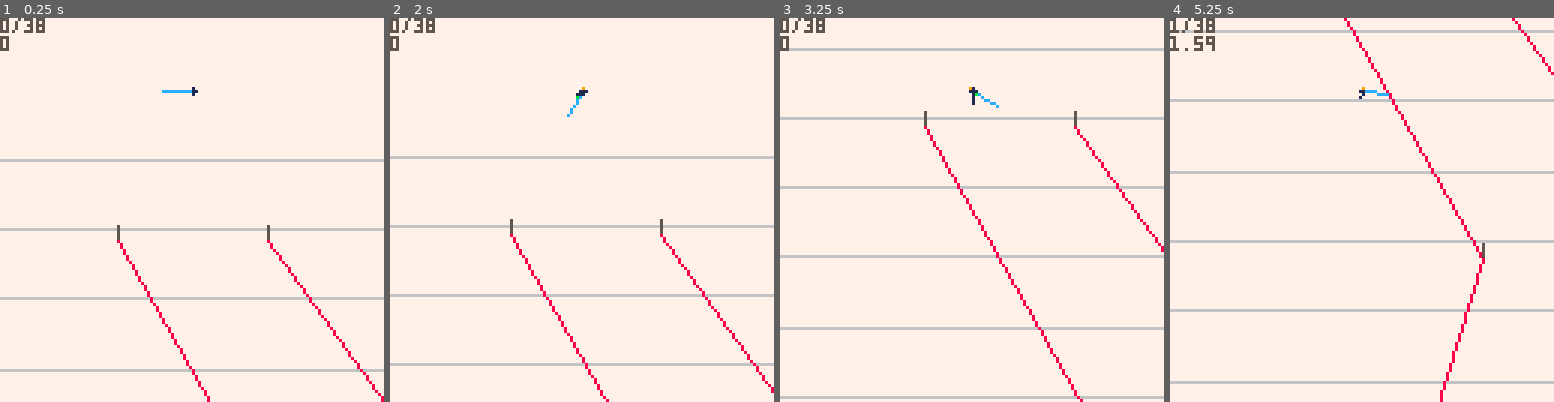
Above: before the commit, frames 1-4 (left to right).
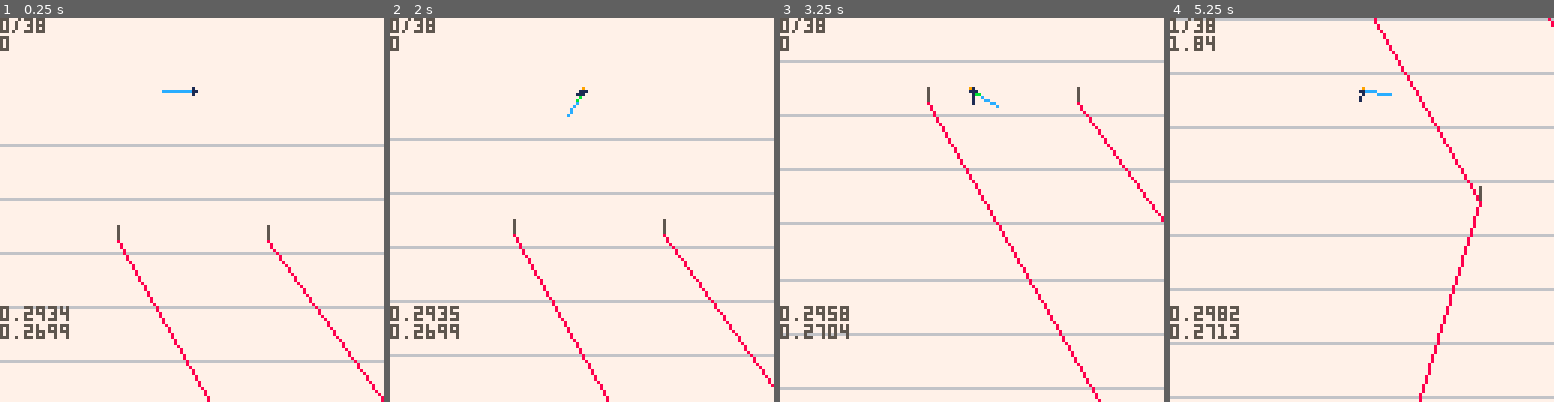
Above: after the commit, the same moments.

Repository: DoubleSec/hyper-geant
Game: PICO-8 cartridge maptest.p8
Same seed, same stepped clock (60 frames per second), same inputs: the game is played once before the commit and once after it.
Inputs:
- Up to frame 1 (0.25 s): no input
- Up to frame 2 (2 s): tap X (X key) at 0.33, 1.07, 1.85 s; tap O (Z key) at 0.7, 1.7 s; hold Right from 1.6 s (still down)
- Up to frame 3 (3.25 s): release Right at 2.1 s; tap O (Z key) at 2.1, 2.5, 2.9 s; hold Right 2.47-3.03 s; tap X (X key) at 2.97 s; hold Left from 3.08 s (still down)
- Up to frame 4 (5.25 s): tap O (Z key) every 0.4 s from 3.3 to 4.9 s; release Left at 3.58 s; hold Right 4.02-4.68 s; tap X (X key) at 4.08, 5.2 s; hold Left from 5.08 s (still down)

The runs differ from the first frame. In frame 1, 7.5% of the frame differs, in the area x 0-100%, y 32-93%; in frame 2, 8.9%; in frame 3, 12%; in frame 4, 13%, in the area x 0-100%, y 0-100%.

Commit message:
more downhill and debug info

Diff:
--- a/maptest.p8
+++ b/maptest.p8
@@ -51,6 +51,10 @@
   ter:draw(player)
   course:draw(player)
 
+  cursor(0, 96, 5)
+  print(stat(1))
+  print(stat(2))
+
  end
 end
 -->8
--- a/terrain.lua
+++ b/terrain.lua
@@ -2,7 +2,7 @@
 
  -- base attributes
  n_changes = {8, 15},
- grade = {0.2, 0.7},
+ grade = {0.3, 0.8},
  g = 3,
 
  -- constructor
